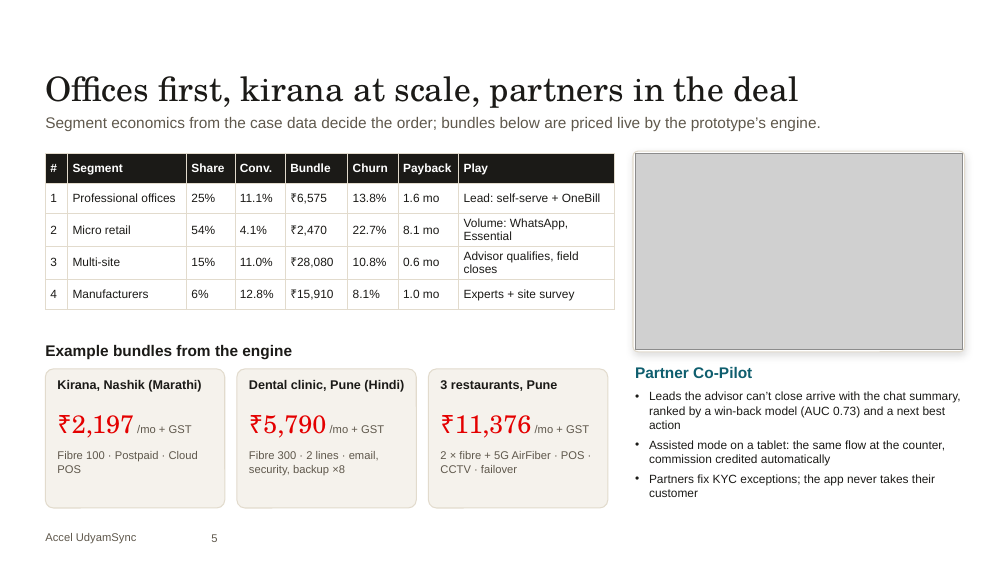
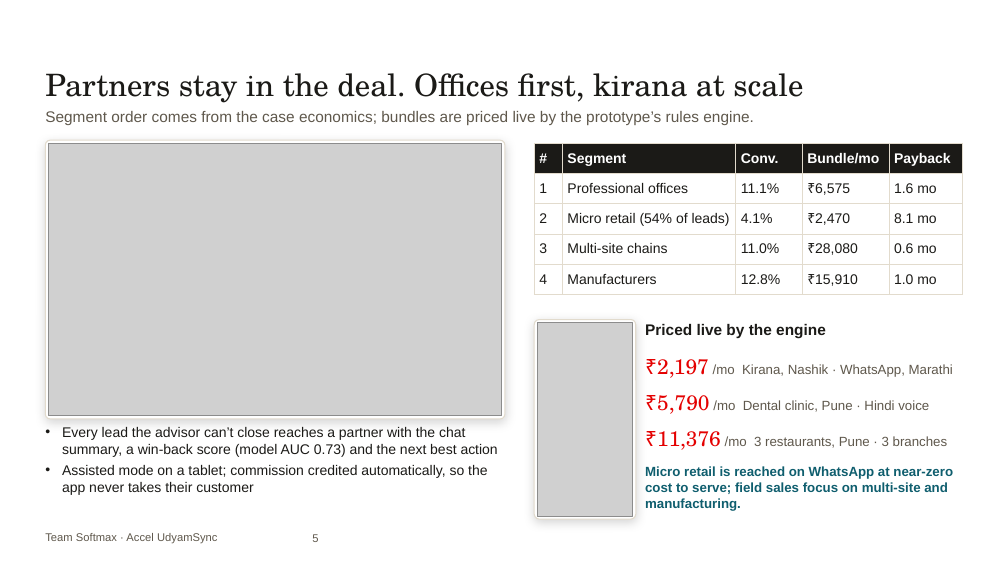
Before and after one commit to ac265640/UdyamSync, a slide deck: slide 5 of submission/UdyamSync_Submission.pptx. Drawn at 1008x567 pixels with LibreOffice and Linux fonts; fonts in the diff are those of the drawing; grey boxes stand for pictures; background and template pictures are left out. Boxes give left, top, right and bottom in pixels: in the first picture for what was removed or moved away, otherwise in the second. Text is boxed around its words. In the diff, an @@ line names an element or a change of style, - is before the commit and + after.

Commit message:
Submission deck v2: Team Softmax, prominent demo/GitHub links, live-platform screenshots and numbers

```diff
--- a/submission/UdyamSync_Submission.pptx
+++ b/submission/UdyamSync_Submission.pptx
@@ text at [45,73,803,103]: text changed; size 24 to 22 pt @@
-Offices first, kirana at scale, partners in the deal
+Partners stay in the deal. Offices first, kirana at scale
@@ text at [45,111,754,125]: text changed @@
-Segment economics from the case data decide the order; bundles below are priced live by the prototype’s engine.
+Segment order comes from the case economics; bundles are priced live by the prototype’s rules engine.
@@ rounded rectangle added at [45,140,505,419], fill #FFFFFF, outline #E2DBCD 0.75 pt @@
@@ picture: place and size @@
-picture at [635,153,963,350]
+picture at [48,143,502,416]
@@ table at [534,143,963,290] @@
-column 2: Segment | Professional offices | Micro retail | Multi-site | Manufacturers
-column 3: Share | 25% | 54% | 15% | 6%
+column 2: Segment | Professional offices | Micro retail (54% of leads) | Multi-site chains | Manufacturers
-column 5: Bundle | ₹6,575 | ₹2,470 | ₹28,080 | ₹15,910
-column 6: Churn | 13.8% | 22.7% | 10.8% | 8.1%
+column 4: Bundle/mo | ₹6,575 | ₹2,470 | ₹28,080 | ₹15,910
-column 8: Play | Lead: self-serve + OneBill | Volume: WhatsApp, Essential | Advisor qualifies, field closes | Experts + site survey
@@ table: place and size @@
-table at [45,153,615,304]
+table at [534,143,963,290]
@@ rounded rectangle removed at [633,151,965,352] @@
@@ rounded rectangle added at [534,320,636,519], fill #FFFFFF, outline #E2DBCD 0.75 pt @@
@@ picture added at [537,323,633,516] @@
@@ text added at [645,324,826,339], 11 pt, text #1B1A17, bold @@
+Priced live by the engine
@@ text removed at [45,345,292,359] @@
-Example bundles from the engine
@@ text "₹2,197 /mo Kirana, Nashik · ..." at [657,359,953,378]: vertical alignment top to middle @@
@@ text at [657,359,953,378]: text changed; size 9 to 9.5 pt; text colour #1B1A17 to #5F584C; bold off @@
-Kirana, Nashik (Marathi)
+₹2,197 /mo Kirana, Nashik · WhatsApp, Marathi
@@ rounded rectangle removed at [45,369,225,508] @@
@@ rounded rectangle removed at [237,369,416,508] @@
@@ text removed at [249,380,404,392] @@
-Dental clinic, Pune (Hindi)
@@ rounded rectangle removed at [428,369,608,508] @@
@@ text removed at [440,380,558,391] @@
-3 restaurants, Pune
@@ text removed at [635,367,752,378] @@
-Partner Co-Pilot
@@ text "₹5,790 /mo Dental clinic, Pune ..." at [657,395,929,414]: vertical alignment top to middle @@
@@ text removed at [72,415,192,438] @@
-₹2,197 /mo + GST
@@ text removed at [455,415,589,438] @@
-₹11,376 /mo + GST
@@ text at [657,395,929,414]: text changed; size 8 to 9.5 pt @@
-₹5,790 /mo + GST
+₹5,790 /mo Dental clinic, Pune · Hindi voice
@@ text at [62,427,498,495]: text changed; size 8.5 to 10 pt @@
-• Leads the advisor can’t close arrive with the chat summary, ranked by a win-back model (AUC 0.73) and a next best action
-• Assisted mode on a tablet: the same flow at the counter, commission credited automatically
-• Partners fix KYC exceptions; the app never takes their customer
+• Every lead the advisor can’t close reaches a partner with the chat summary, a win-back score (model AUC 0.73) and the next best action
+• Assisted mode on a tablet; commission credited automatically, so the app never takes their customer
@@ text added at [657,431,948,450], 9.5 pt, text #5F584C @@
+₹11,376 /mo 3 restaurants, Pune · 3 branches
@@ text removed at [57,451,198,473] @@
-Fibre 100 · Postpaid · Cloud POS
@@ text removed at [249,451,379,475] @@
-Fibre 300 · 2 lines · email, security, backup ×8
@@ text removed at [440,451,585,473] @@
-2 × fibre + 5G AirFiber · POS · CCTV · failover
@@ text added at [645,466,953,511], 9.5 pt, text #0F5E6E, bold @@
+Micro retail is reached on WhatsApp at near-zero cost to serve; field sales focus on multi-site and manufacturing.
@@ text at [45,533,218,544]: text changed @@
-Accel UdyamSync
+Team Softmax · Accel UdyamSync
@@ page number: place and size @@
-page number at [211,534,217,542]
+page number at [312,534,318,542]
```
Also in this commit, not shown: 5 other slides changed, 1 slide added, 1 slide removed, 7 other files.
